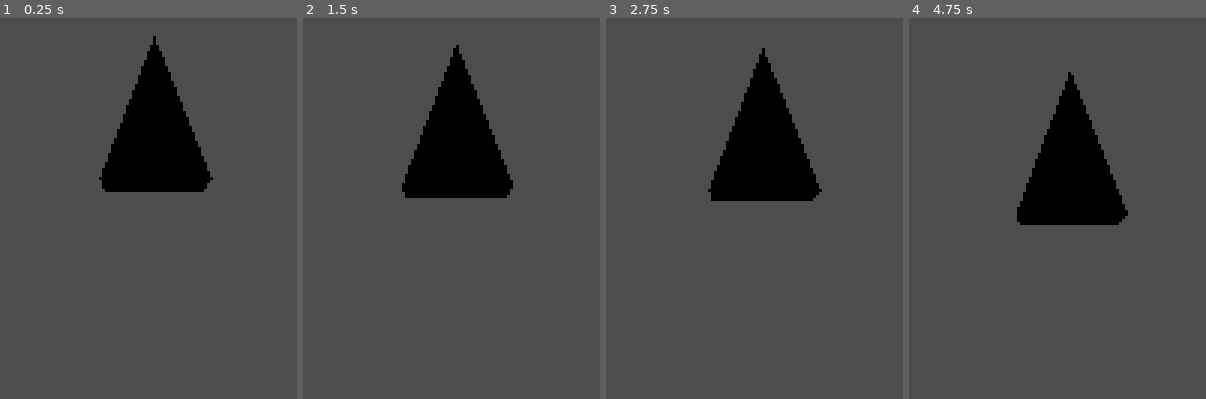
Above: before the commit, frames 1-4 (left to right).
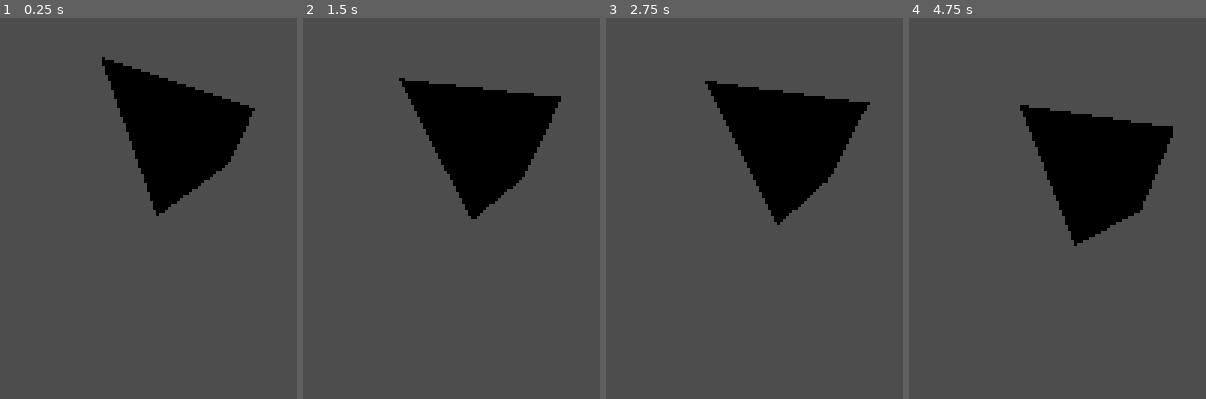
Above: after the commit, the same moments.

Repository: calokat/slam-oc
Game: Godot game, scene res://main.tscn
The game is run twice, just before and just after one commit, with the same random seed, the same clock (stepped at 60 frames per second) and the same inputs.
Inputs:
- Up to frame 1 (0.25 s): no input
- Up to frame 2 (1.5 s): no input
- Up to frame 3 (2.75 s): no input
- Up to frame 4 (4.75 s): tap Enter at 2.75 s

The runs differ from the first frame. In frame 1, 7.1% of the frame differs, in the area x 33-86%, y 4-52%; in frame 2, 7.6%, in the area x 32-87%, y 7-53%; in frame 3, 7.5%; in frame 4, 7.5%.

Commit message:
Direction from adjacent plane

Diff:
--- a/mocap.gd
+++ b/mocap.gd
@@ -72,3 +72,11 @@
 	var phi = self.contents.decode_float(frame_offset + 16)
 
 	return _spherical_to_unit_vector(theta, phi)
+
+func get_direction_from_adj_plane(node_index = 0) -> Vector3:
+	var current_pos = get_position(node_index)
+	var a_pos = get_position((node_index + 1) % self.total_nodes) / 500
+	var b_pos = get_position((node_index + 2) % self.total_nodes) / 500
+	var ac = current_pos - a_pos
+	var bc = current_pos - b_pos
+	return ac.cross(bc)
--- a/mocap_animate.gd
+++ b/mocap_animate.gd
@@ -23,6 +23,6 @@
 	elapsed = 0
 
 	position = mocap.get_position(0) / 500
-	rotation = mocap.get_direction(0) / 500
+	rotation = mocap.get_direction_from_adj_plane(0) / 500
 
 	mocap.next_frame()
Not shown: 1 places in mocap.tscn that only renumber resources
